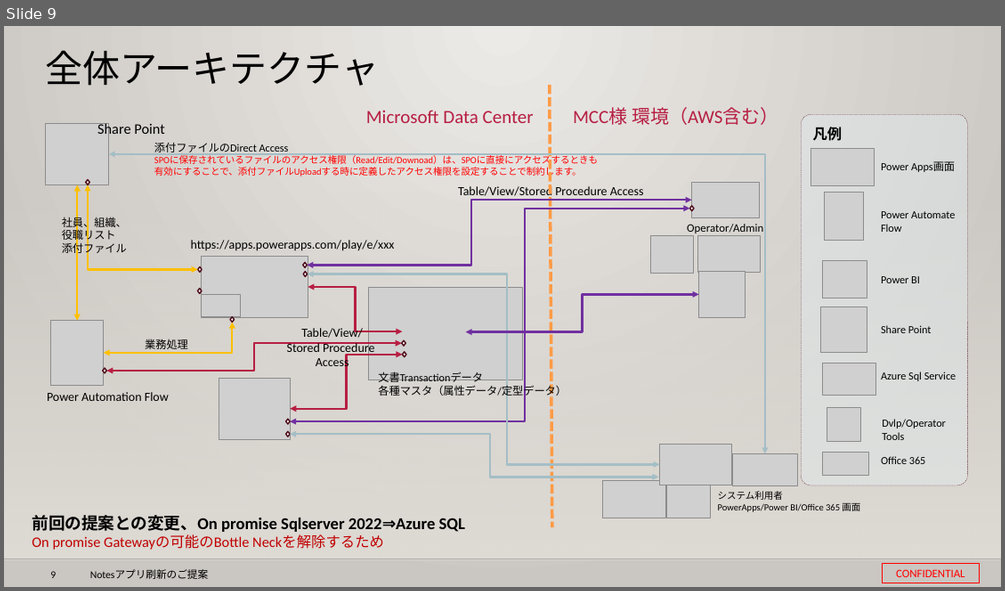
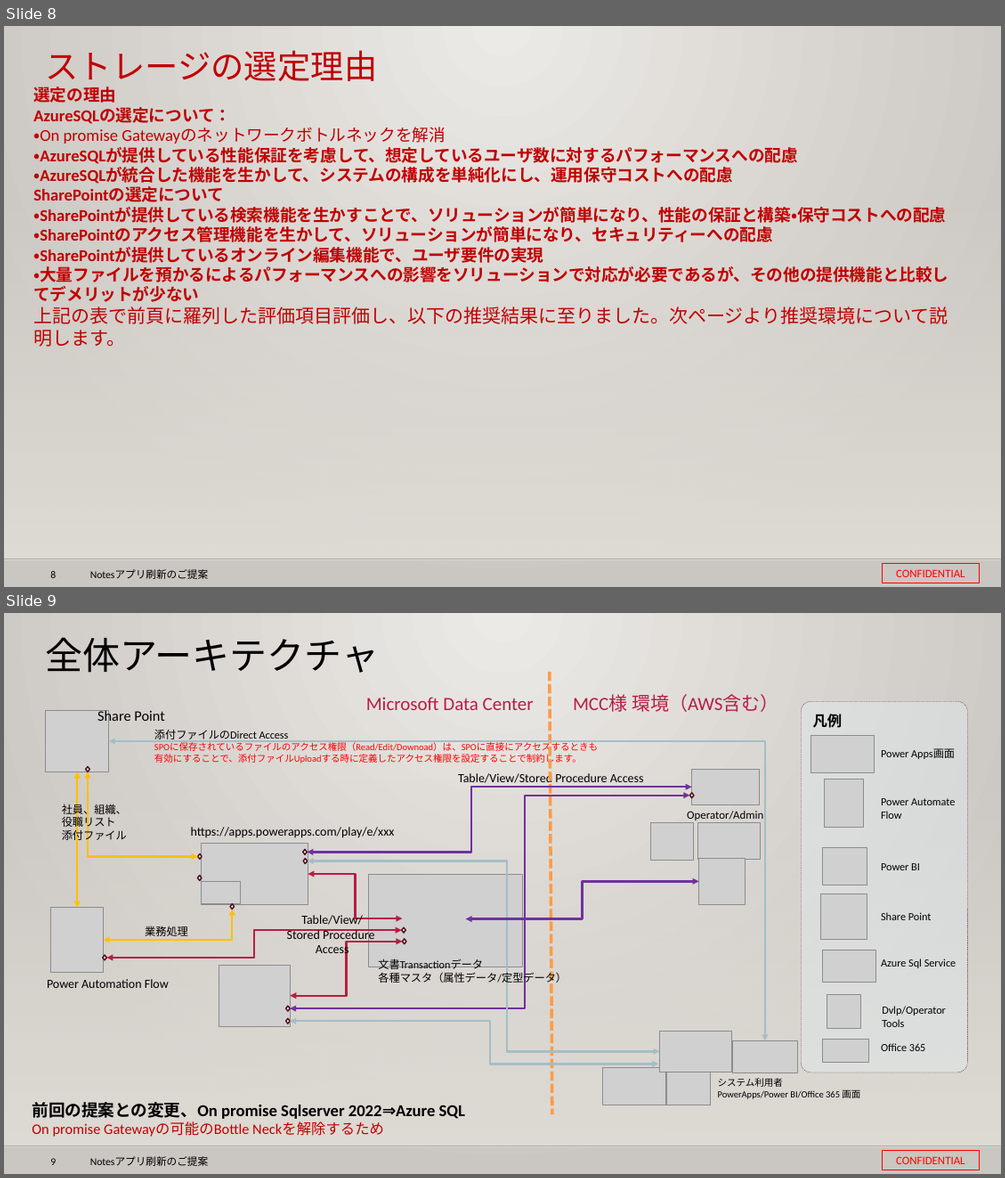
Before and after one commit to 0494938/Notes--CMS-Online, a slide deck: Notesアプリ刷新プロジェクト提案見積もり.v3.pptx. Shown one above the other, each under a label of ours: slide 9 before the commit, slides 8 and 9 after it. The pictures are 1005x591 and 1005x1178 pixels, drawn with LibreOffice and Linux fonts; fonts in the diff are those of the drawing; grey boxes stand for pictures; background and template pictures are left out. Boxes give left, top, right and bottom in pixels: in the first picture for what was removed or moved away, otherwise in the second. Text is boxed around its words. In the diff, an @@ line names an element or a change of style, - is before the commit and + after.

```diff
--- a/Notesアプリ刷新プロジェクト提案見積もり.v3.pptx
+++ b/Notesアプリ刷新プロジェクト提案見積もり.v3.pptx
@@ slide 8 added at [4,26,1001,587], background gradient #ECEAE7 to #CAC7C1; not listed: 5 template elements that a slide beside it also shows @@
@@ title added at [45,50,377,88], 32 pt, text #C00000 @@
+ストレージの選定理由
@@ text added at [33,87,948,346], 16 pt, text #C00000, bold @@
+選定の理由
+AzureSQLの選定について：
+・On promise Gatewayのネットワークボトルネックを解消
+・AzureSQLが提供している性能保証を考慮して、想定しているユーザ数に対するパフォーマンスへの配慮
+・AzureSQLが統合した機能を生かして、システムの構成を単純化にし、運用保守コストへの配慮
+SharePointの選定について
+・SharePointが提供している検索機能を生かすことで、ソリューションが簡単になり、性能の保証と構築・保守コストへの配慮
+・SharePointのアクセス管理機能を生かして、ソリューションが簡単になり、セキュリティーへの配慮
+・SharePointが提供しているオンライン編集機能で、ユーザ要件の実現
+・大量ファイルを預かるによるパフォーマンスへの影響をソリューションで対応が必要であるが、その他の提供機能と比較してデメリットが少ない
+上記の表で前頁に羅列した評価項目評価し、以下の推奨結果に至りました。次ページより推奨環境について説明します。
```
Also in this commit, not shown: 7 slides changed, 1 slide removed, 1 other file.
